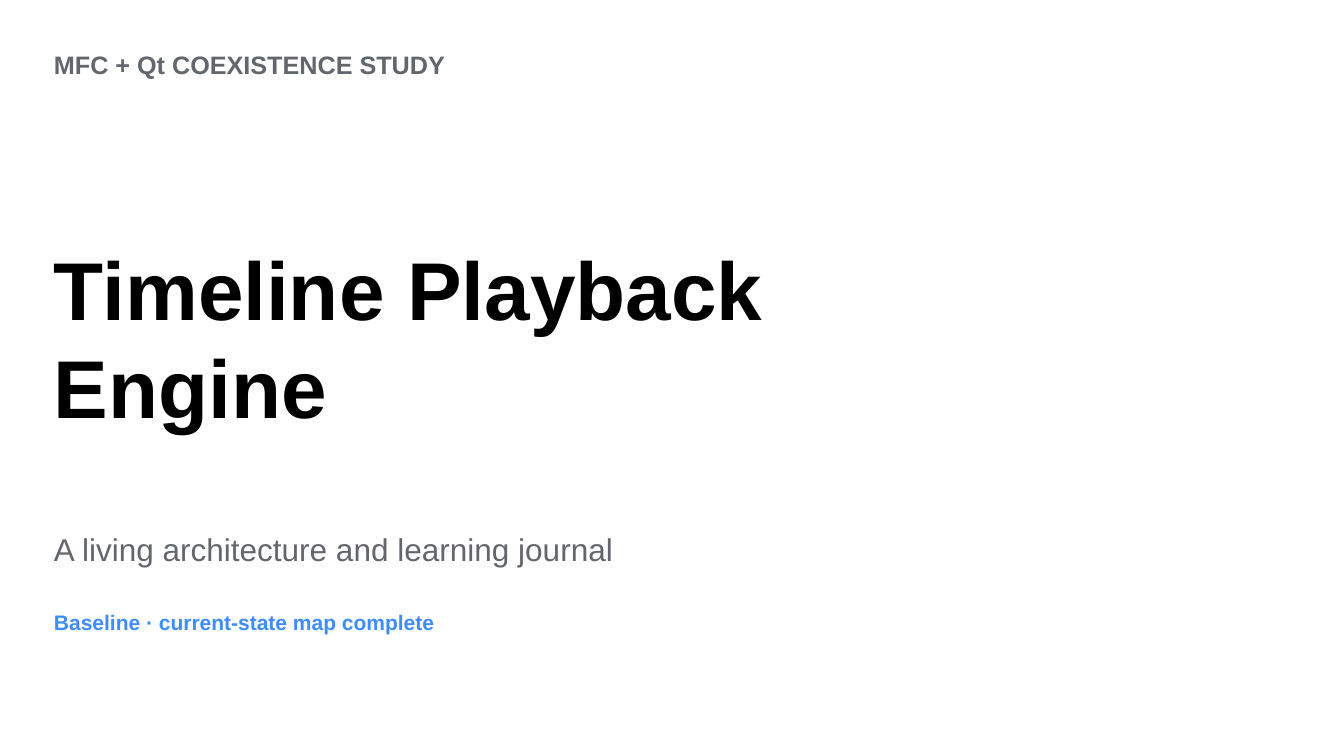
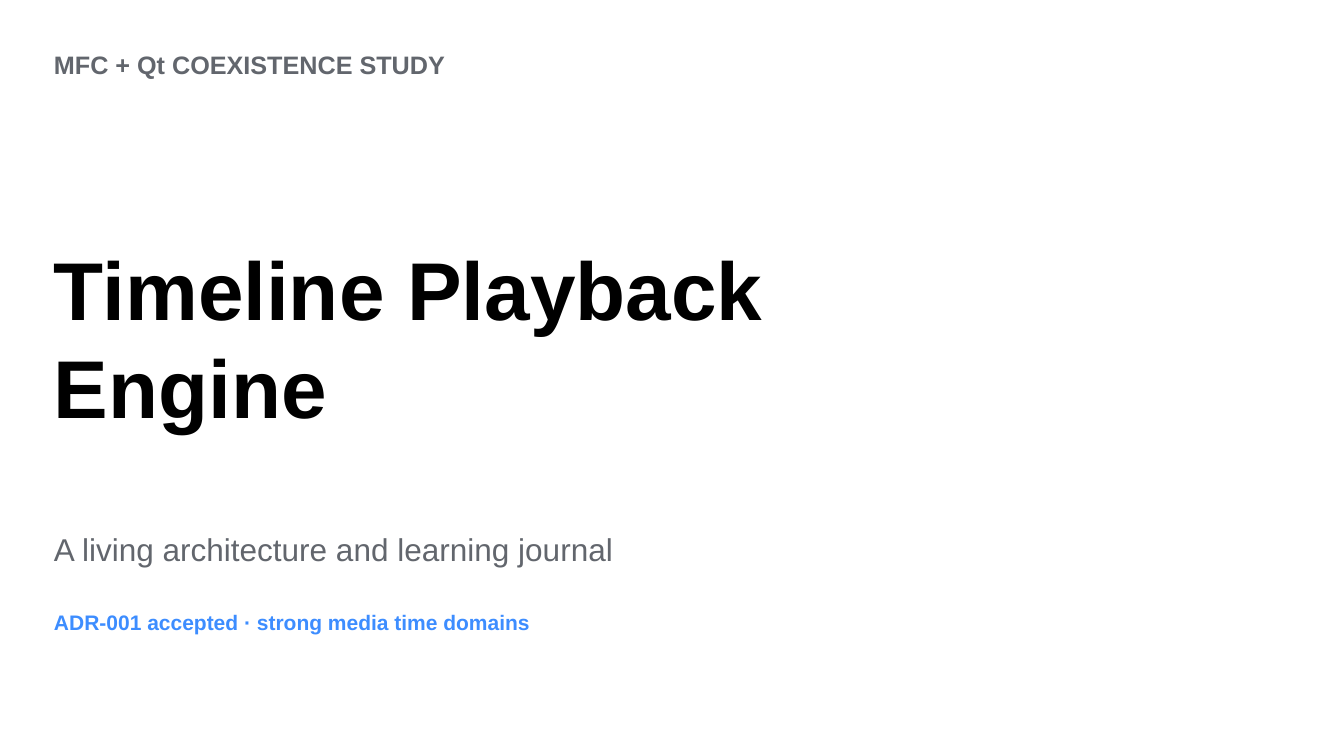
Before and after one commit to alberthsu-cl/qt-Samples, a slide deck: slide 1 of MiniEditorCoexistence/docs/Timeline-Playback-Engine-Learning.pptx. Drawn at 1344x756 pixels with LibreOffice and Linux fonts; fonts in the diff are those of the drawing. Boxes give left, top, right and bottom in pixels: in the first picture for what was removed or moved away, otherwise in the second. Text is boxed around its words. In the diff, an @@ line names an element or a change of style, - is before the commit and + after.

```diff
--- a/MiniEditorCoexistence/docs/Timeline-Playback-Engine-Learning.pptx
+++ b/MiniEditorCoexistence/docs/Timeline-Playback-Engine-Learning.pptx
@@ text at [54,614,529,635]: text changed @@
-Baseline · current-state map complete
+ADR-001 accepted · strong media time domains
```
Also in this commit, not shown: 1 other slide changed, 5 other files.
